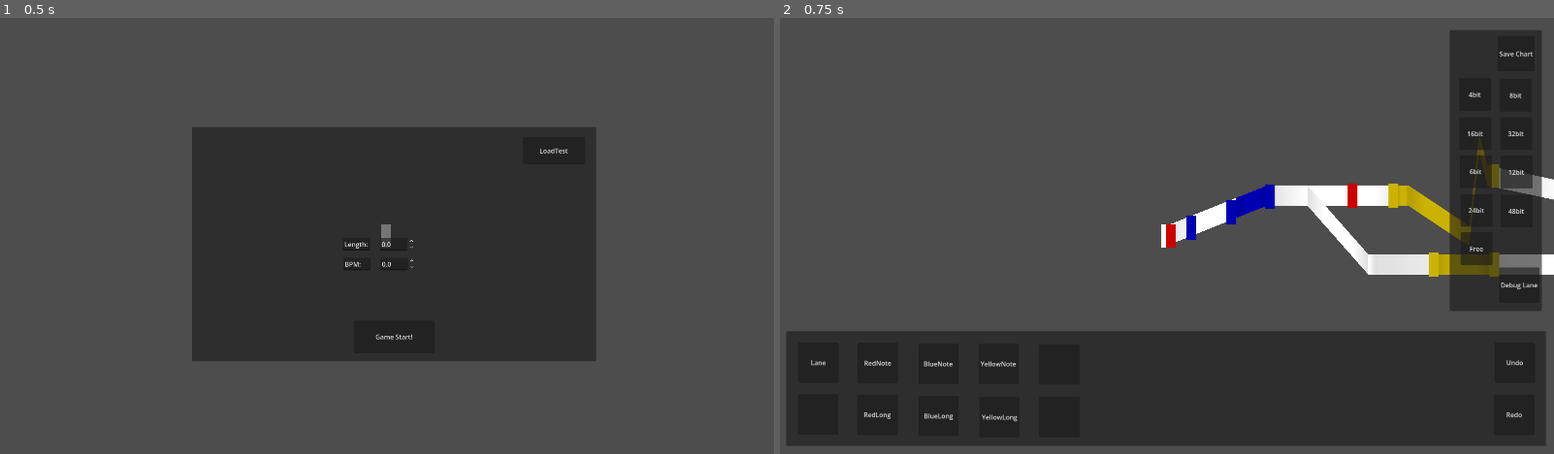
Above: before the commit, frames 1-2 (left to right).
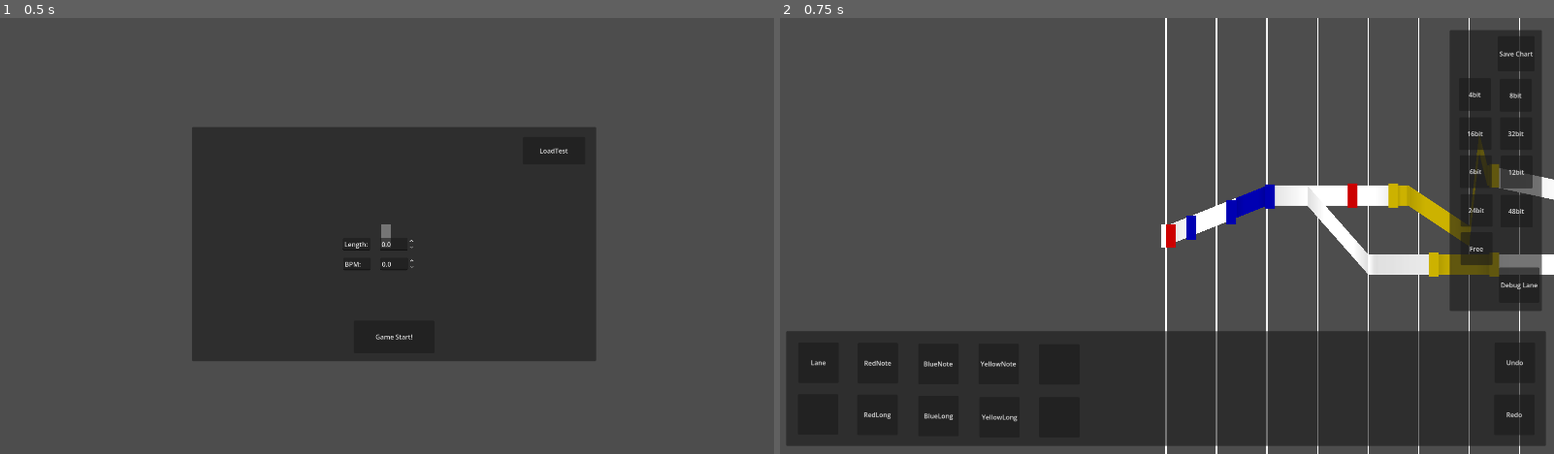
Above: after the commit, the same moments.

Repository: junu192857/Vexatonic-dash-2
Game: Godot game, scene res://Scenes/Editor.tscn
Two runs of this game, one before a commit and one after it. Both use one fixed random seed, a clock stepped at 60 frames per second and the inputs below. This scene is started directly instead of the project's main scene.
Inputs:
- Up to frame 1 (0.5 s): no input
- Up to frame 2 (0.75 s): click "LoadTest" at 0.5 s

Frame 1 is identical in both runs. In frame 2, 1.3% of the frame differs, in the area x 49-96%, y 0-100%.

Commit message:
load_chart 수정
하 이제 진짜 음악 추가 기능 넣어야 한다

Diff:
--- a/vexatonic-dash-2/Scripts/EditorManager.gd
+++ b/vexatonic-dash-2/Scripts/EditorManager.gd
@@ -37,9 +37,13 @@
 func initiate_editor():
 	editor_ready = true
 	current_state = EditorState.Ready
+	#변수들을 levelData와 연결
 	levelData = LevelData.new()
 	laneDatas = levelData.lanes
 	noteDatas = levelData.noteDatas
+	music_bpm = levelData.bpm
+	music_end_time = levelData.length
+
 	initialPanel.visible = false
 	noteSelectorPanel.visible = true
 	settingPanel.visible = true
@@ -602,13 +606,16 @@
 
 func set_difficulty(difficulty:int):
 	save_difficulty = difficulty
+# =============================== Load Chart ==========================
 
 func load_chart():
 	initiate_editor()
 	parse()
+	music_bpm.append(Vector2(INF, 60))
+	for bpm in music_bpm:
+		print("time: %f bpm:%f" % [bpm.x, bpm.y])
+	music_end_time = 180000
 	place_bar_lines()
-
-# =============================== Load Chart ==========================
 
 func parse():
 	ChartParser.parse_chart("res://Charts/Test/Easy.txt", levelData, true)
Not shown, changed: vexatonic-dash-2/Charts/Test/Easy.txt
